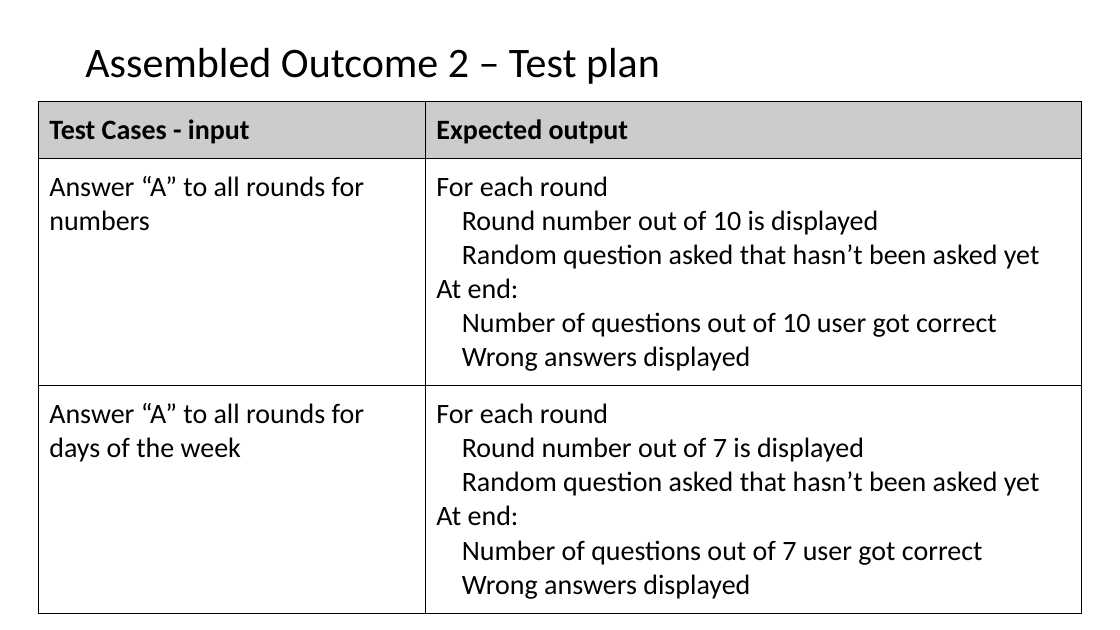
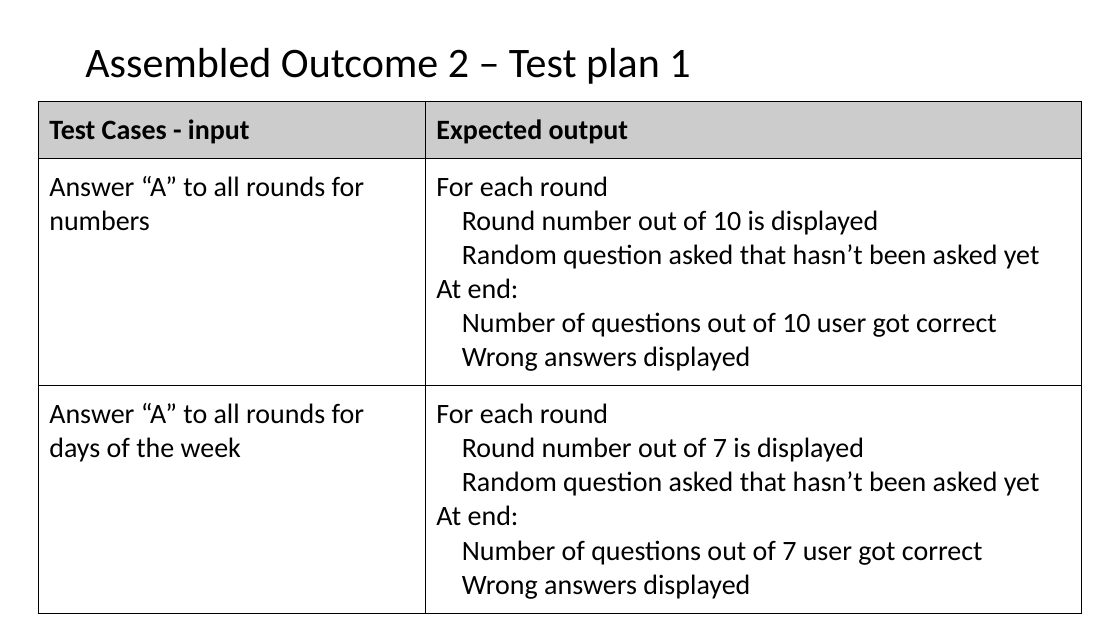
Before and after one commit to twschool/Assessment, a slide deck: slide 23 of Maori quiz documentation.pptx. Drawn at 1120x630 pixels with LibreOffice and Linux fonts; fonts in the diff are those of the drawing. Boxes give left, top, right and bottom in pixels: in the first picture for what was removed or moved away, otherwise in the second. Text is boxed around its words. In the diff, an @@ line names an element or a change of style, - is before the commit and + after.

```diff
--- a/Maori quiz documentation.pptx
+++ b/Maori quiz documentation.pptx
@@ title at box(85, 48, 690, 84): text changed @@
-Assembled Outcome 2 – Test plan
+Assembled Outcome 2 – Test plan 1
```
Also in this commit, not shown: 5 other slides changed, 6 slides added, 1 other file.
